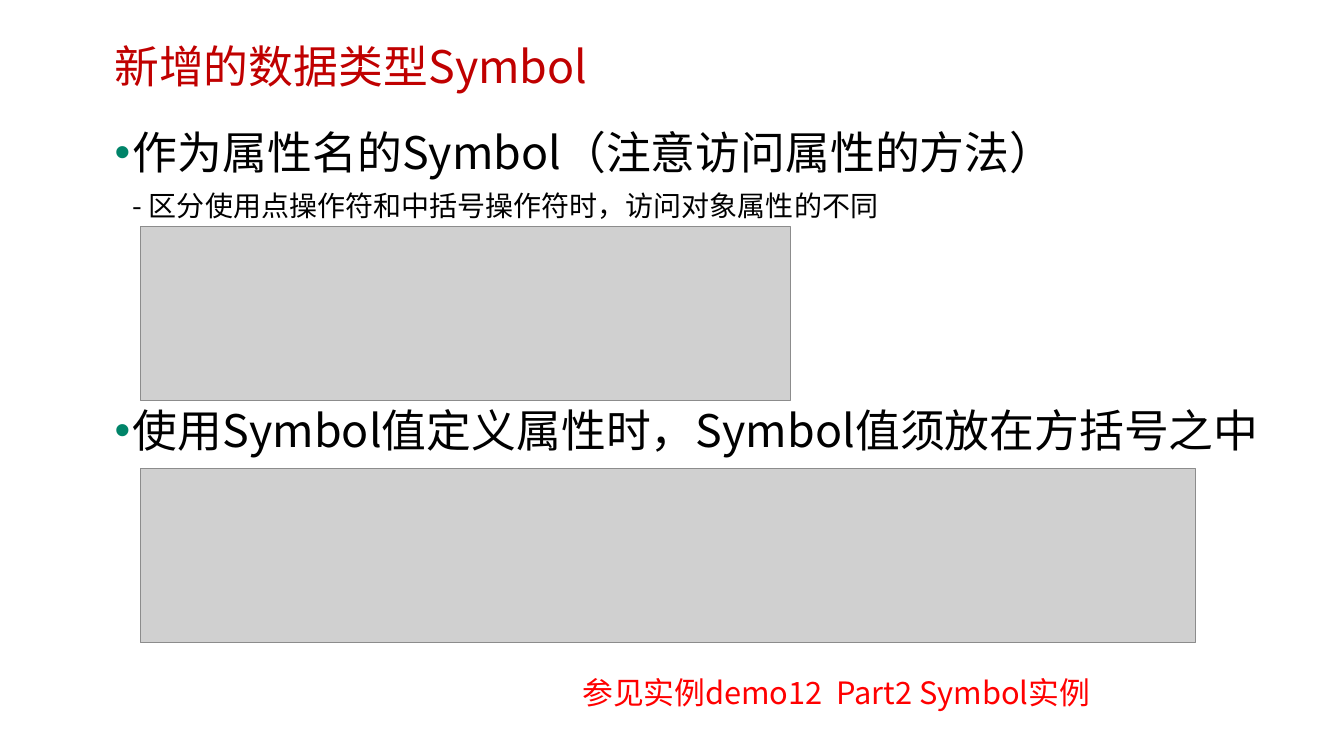
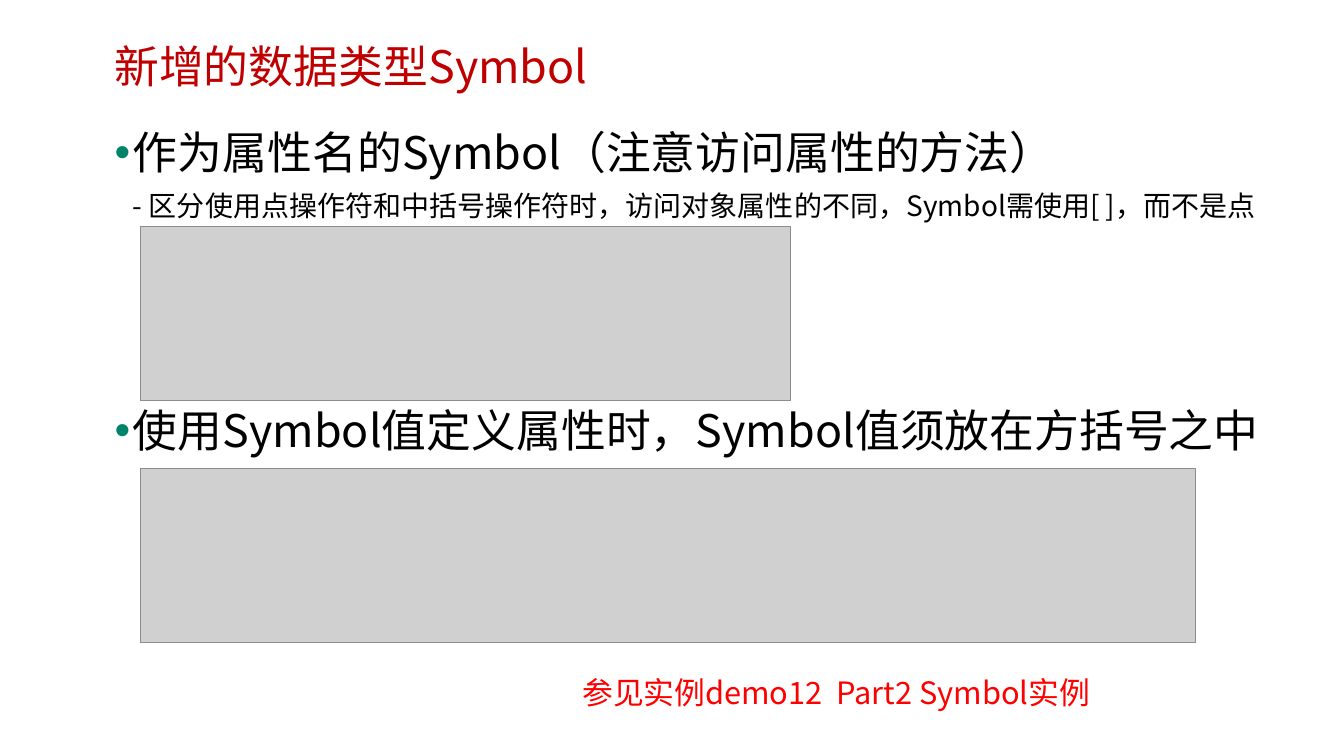
Before and after one commit to edu2act/course-javascript-advanced, a slide deck: slide 31 of 课程PPT/14.ECMAScript 6 二.pptx. Drawn at 1344x756 pixels with LibreOffice and Linux fonts; fonts in the diff are those of the drawing; grey boxes stand for pictures; background and template pictures are left out. Boxes give left, top, right and bottom in pixels: in the first picture for what was removed or moved away, otherwise in the second. Text is boxed around its words. In the diff, an @@ line names an element or a change of style, - is before the commit and + after.

```diff
--- a/课程PPT/14.ECMAScript 6 二.pptx
+++ b/课程PPT/14.ECMAScript 6 二.pptx
@@ text at [133, 130, 1256, 223]: text changed @@
-• 作为属性名的Symbol（注意访问属性的方法）
-  - 区分使用点操作符和中括号操作符时，访问对象属性的不同
+• 作为属性名的Symbol（注意访问属性的方法）
+  - 区分使用点操作符和中括号操作符时，访问对象属性的不同，Symbol需使用[ ]，而不是点
```
Also in this commit, not shown: 7 other slides changed, 1 slide removed, 26 other files.
